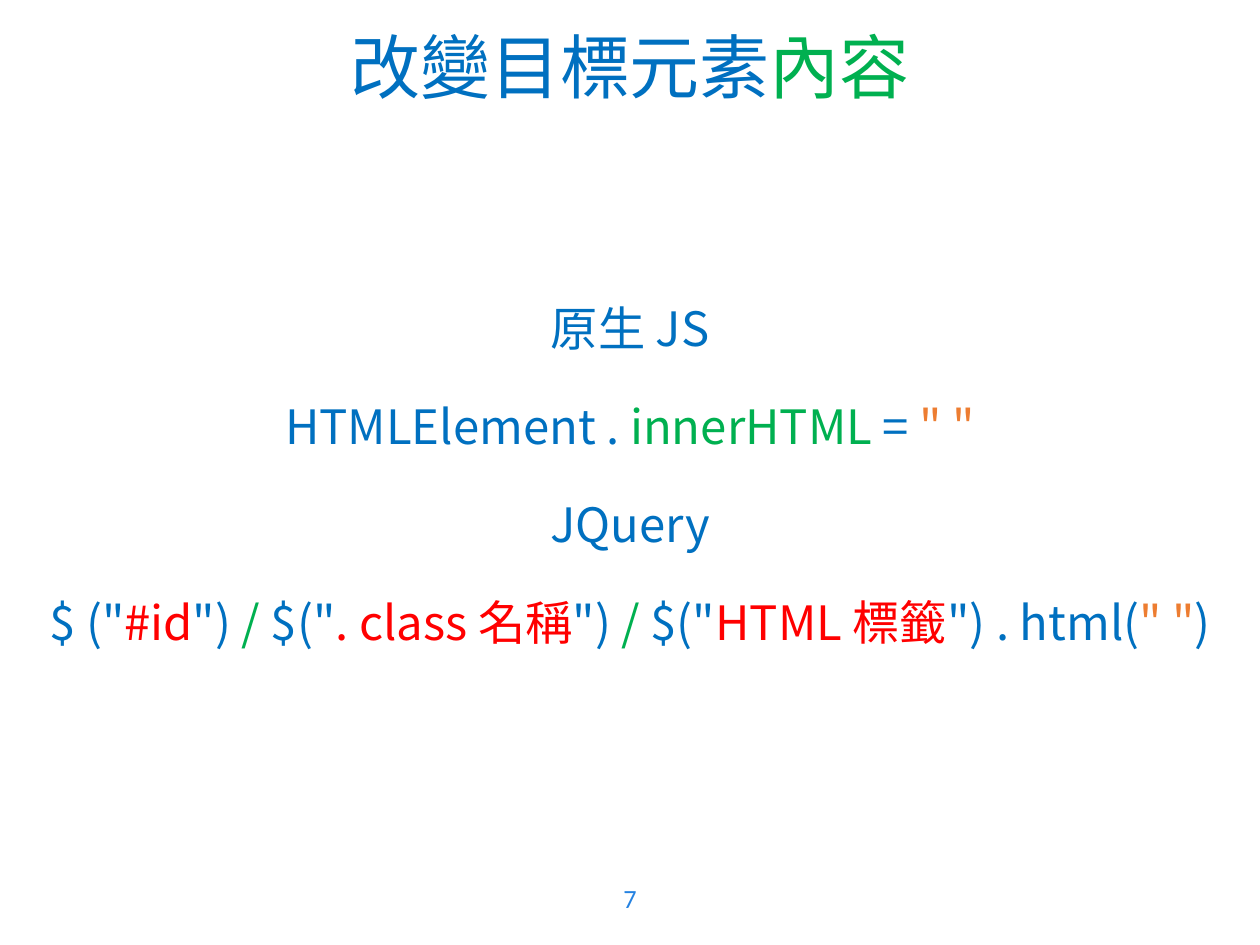
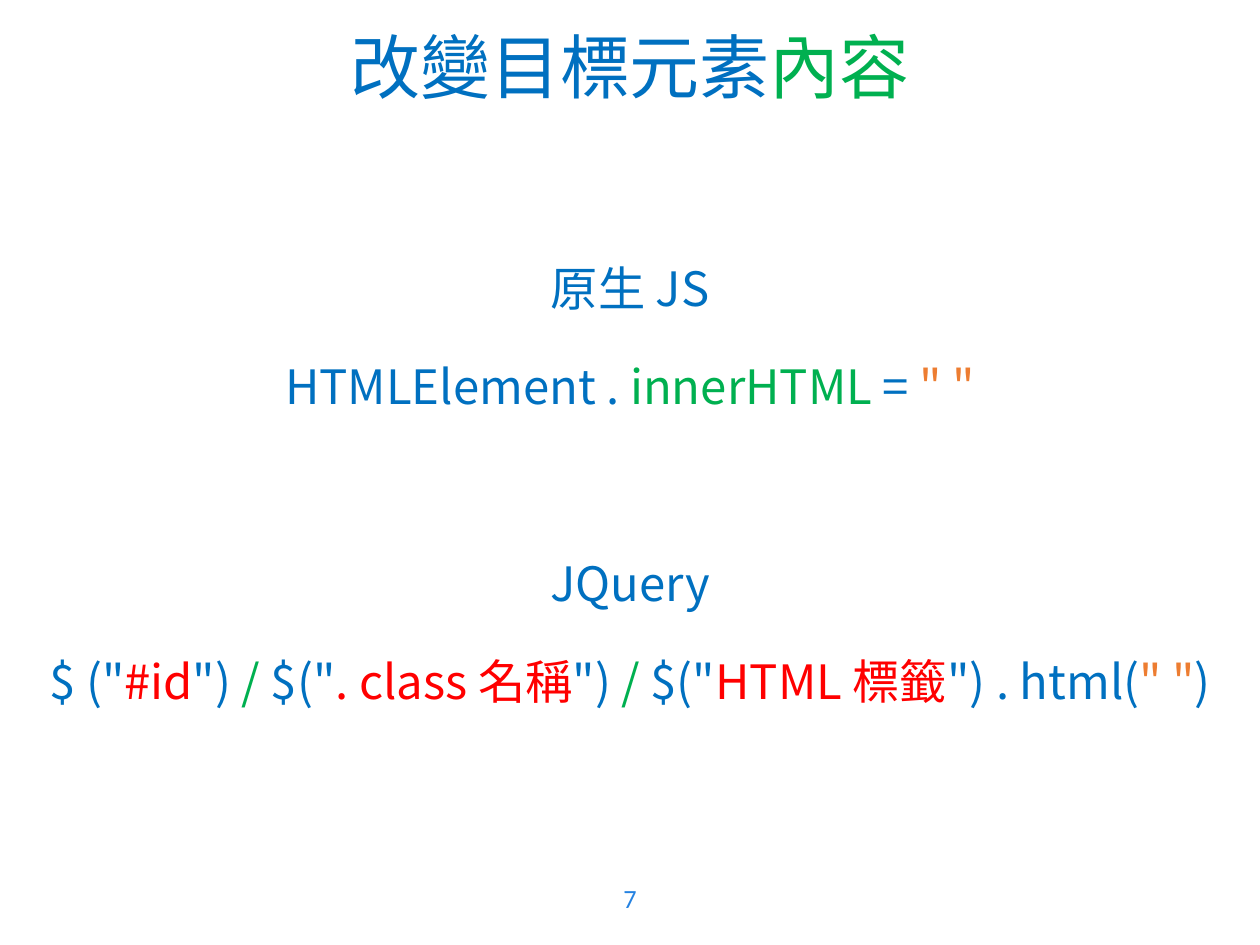
Before and after one commit to WaRTanKE7/WebClubData, a slide deck: slide 7 of 教學簡報/JavaScript - 4.pptx. Drawn at 1260x945 pixels with LibreOffice and Linux fonts; fonts in the diff are those of the drawing; background and template pictures are left out. Boxes give left, top, right and bottom in pixels: in the first picture for what was removed or moved away, otherwise in the second. Text is boxed around its words. In the diff, an @@ line names an element or a change of style, - is before the commit and + after.

```diff
--- a/教學簡報/JavaScript - 4.pptx
+++ b/教學簡報/JavaScript - 4.pptx
@@ text "原生 JS" rewrapped from (86,306,1162,649) to (86,266,1162,708) @@
```
Also in this commit, not shown: 3 other slides changed, 11 other files.
